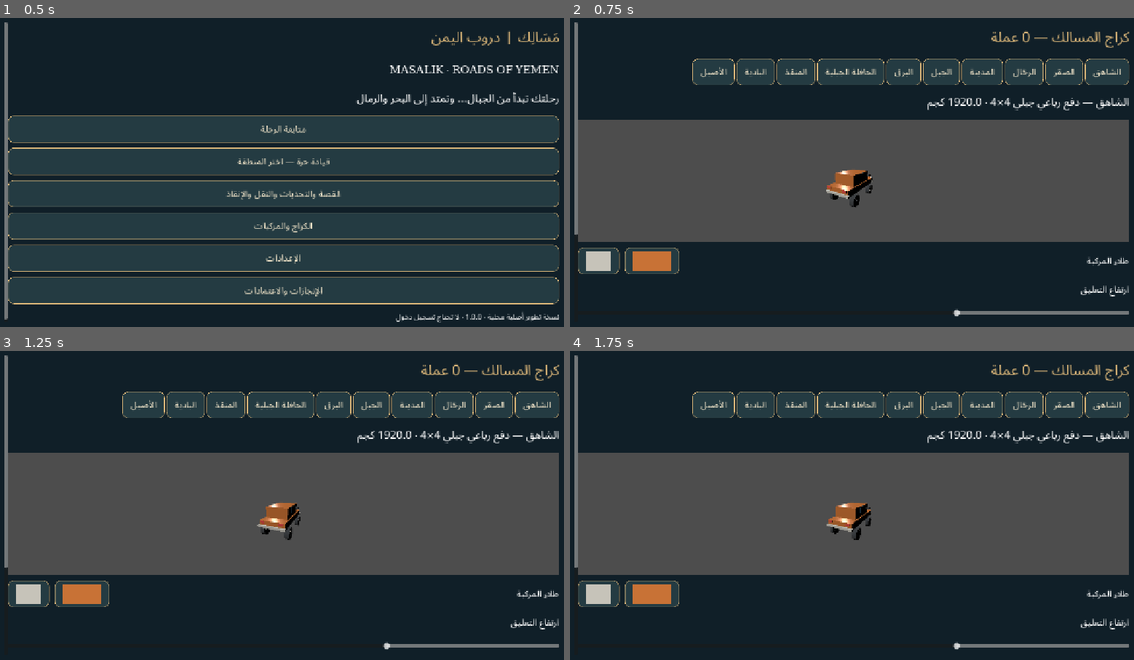
Above: before the commit, frames 1-4 (two rows, left to right).
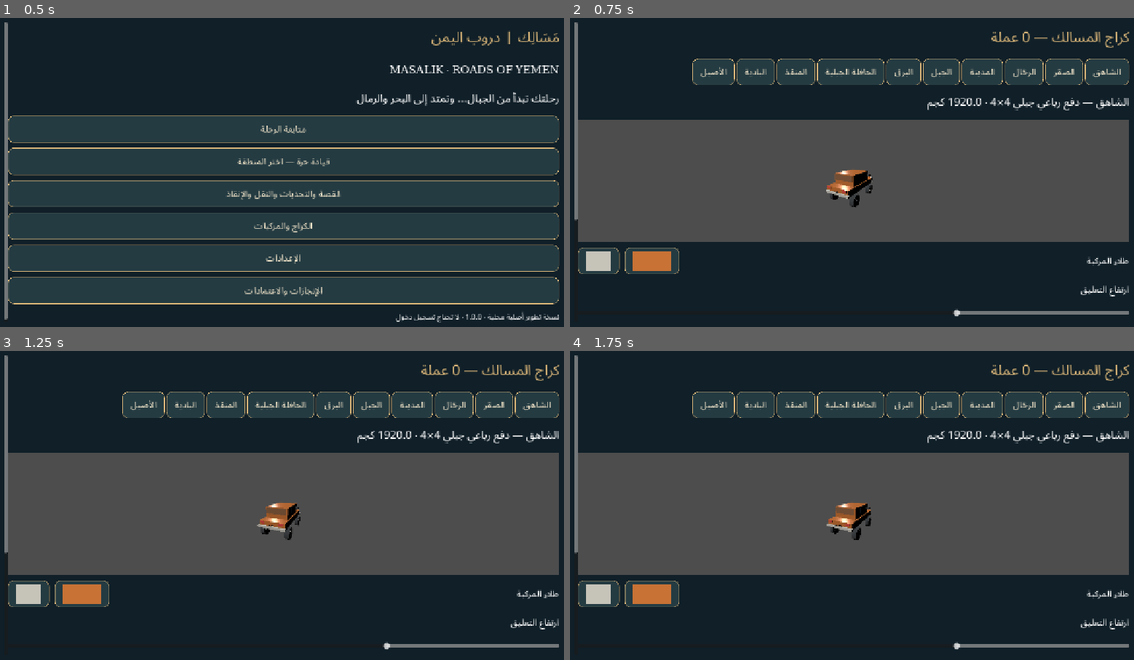
Above: after the commit, the same moments.

Repository: mohmedali23182-jpg/Car-game
Game: Godot game, scene res://scenes/menus/MainMenu.tscn
The game is run twice, just before and just after one commit, with the same random seed, the same clock (stepped at 60 frames per second) and the same inputs.
Inputs:
- Up to frame 1 (0.5 s): no input
- Up to frame 2 (0.75 s): click "الكراج والمركبات" at 0.5 s
- Up to frame 3 (1.25 s): no input
- Up to frame 4 (1.75 s): click "الشاهق" at 1.25 s

Frame 1 is identical in both runs. In frame 2, 0.1% of the frame differs, in the area x 0-52%, y 49-71%; in frame 3, 0.1%, in the area x 0-52%, y 50-71%; in frame 4, 0.1%.

Commit message:
feat(validation): continuously drive 14.86km in Jolt and refine road surfaces cabin and Android build continuity

Diff:
--- a/Masalik-3D/assets/shaders/terrain.gdshader
+++ b/Masalik-3D/assets/shaders/terrain.gdshader
@@ -2,9 +2,10 @@
 uniform vec4 base_color : source_color = vec4(0.5,0.4,0.3,1.0);
 varying vec3 world_pos;
 float hash(vec2 p) { return fract(sin(dot(p,vec2(127.1,311.7)))*43758.5453); }
+float noise(vec2 p) {vec2 i=floor(p);vec2 f=fract(p);f=f*f*(3.0-2.0*f);return mix(mix(hash(i),hash(i+vec2(1,0)),f.x),mix(hash(i+vec2(0,1)),hash(i+vec2(1,1)),f.x),f.y);}
 void vertex() {world_pos=(MODEL_MATRIX*vec4(VERTEX,1.0)).xyz;}
 void fragment() {
- float fine=hash(floor(world_pos.xz*8.0));
+ float fine=noise(world_pos.xz*2.0)*0.5+noise(world_pos.xz*0.07)*0.5;
  float strata=sin(world_pos.y*2.1+sin(world_pos.x*0.1))*0.045;
  ALBEDO=base_color.rgb*(0.85+0.2*fine+strata);
  ROUGHNESS=0.95;
--- a/Masalik-3D/scripts/audio/local_audio.gd
+++ b/Masalik-3D/scripts/audio/local_audio.gd
@@ -36,3 +36,8 @@
 	engine.volume_db=-10+absf(car.throttle_input)*7
 	tires.volume_db=-45+minf(car.current_speed_kmh,80)*0.35
 	if car.current_surface!="asphalt": tires.volume_db+=5
+func _exit_tree() -> void:
+	for player in [engine,tires,horn,impact,wind,music]:
+		if is_instance_valid(player):
+			player.stop()
+			player.stream=null
--- a/Masalik-3D/scripts/core/game_session.gd
+++ b/Masalik-3D/scripts/core/game_session.gd
@@ -80,7 +80,7 @@
 	MasalikUI.button(top,"خريطة",map_screen)
 	MasalikUI.button(top,"تصوير",photo_mode)
 	mini_map=MasalikMap.new();mini_map.world=world;mini_map.car=car;mini_map.position=Vector2(1020,90);mini_map.size=Vector2(220,150);hud.add_child(mini_map)
-	status=Label.new();status.position=Vector2(40,85);status.add_theme_font_size_override("font_size",22);hud.add_child(status)
+	status=Label.new();status.position=Vector2(40,85);status.size=Vector2(960,50);status.text_direction=Control.TEXT_DIRECTION_RTL;status.add_theme_font_size_override("font_size",20);hud.add_child(status)
 	navigation=Label.new();navigation.position=Vector2(40,145);navigation.size=Vector2(1100,85);navigation.autowrap_mode=TextServer.AUTOWRAP_WORD_SMART;hud.add_child(navigation)
 	var gears := VBoxContainer.new();gears.set_anchors_and_offsets_preset(Control.PRESET_CENTER_RIGHT);gears.position=Vector2(-115,-120);hud.add_child(gears)
 	MasalikUI.button(gears,"D / R",func(): controls.reverse=not controls.reverse)
@@ -108,7 +108,7 @@
 func _process(delta: float) -> void:
 	save_clock+=delta;capture_clock+=delta
 	if save_clock>15: save_clock=0;save_session()
-	status.text="%03d km/h  |  %04d RPM  |  %s %d  |  %.1f L  |  %.0f°C  |  سلامة %.0f%%" % [int(car.current_speed_kmh),int(car.rpm),car.drivetrain,car.gear,car.fuel,car.temperature,car.health]
+	status.text="السرعة %03d كم/س  |  الدوران %04d  |  %s غيار %d  |  الوقود %.1f لتر  |  %.0f°  |  السلامة %.0f٪" % [int(car.current_speed_kmh),int(car.rpm),car.drivetrain,car.gear,car.fuel,car.temperature,car.health]
 	if missions.running:
 		navigation.text=missions.active.titleAr+"\nالمتبقي %.0f م  |  %.0f ثانية  |  الحمولة %.0f%%" % [absf(float(missions.active.finishDistanceM)-world.distance),missions.elapsed,car.cargo_integrity]
 	elif not camera.photo:
@@ -126,6 +126,7 @@
 	if what==NOTIFICATION_WM_GO_BACK_REQUEST and is_instance_valid(car): pause_menu()
 func recover() -> void:
 	car.freeze=true;car.position=world.point_at(world.distance)+Vector3.UP*1.2;car.basis=world.basis_at(world.distance);car.linear_velocity=Vector3.ZERO;car.angular_velocity=Vector3.ZERO;car.freeze=false;controls.reset_input()
+	if missions.running and missions.direction<0: car.basis=car.basis.rotated(Vector3.UP,PI)
 func show_panel(title: String) -> VBoxContainer:
 	controls.reset_input();controls.hide();top.hide();status.hide();navigation.hide();mini_map.hide()
 	get_tree().paused=true
--- a/Masalik-3D/scripts/core/main_menu.gd
+++ b/Masalik-3D/scripts/core/main_menu.gd
@@ -6,6 +6,7 @@
 var angle := 0.0
 var catalog: Dictionary
 var root_panel: PanelContainer
+var rotate_preview := true
 func _ready() -> void:
 	theme=MasalikUI.theme()
 	layout_direction=Control.LAYOUT_DIRECTION_RTL
@@ -76,6 +77,9 @@
 	var spec: Dictionary=VehicleFleetRegistry.get_spec(selected)
 	MasalikUI.label(content,spec.titleAr+" · "+str(spec.baseMassKg)+" كجم",24)
 	var container := SubViewportContainer.new();container.custom_minimum_size=Vector2(700,270);container.stretch=true;content.add_child(container)
+	container.gui_input.connect(func(event: InputEvent):
+		if event is InputEventScreenDrag: display_car.rotation.y+=event.relative.x*0.01;rotate_preview=false
+		if event is InputEventMouseMotion and Input.is_mouse_button_pressed(MOUSE_BUTTON_LEFT): display_car.rotation.y+=event.relative.x*0.01;rotate_preview=false)
 	preview=SubViewport.new();preview.size=Vector2i(1000,300);preview.own_world_3d=true;container.add_child(preview)
 	var root := Node3D.new();preview.add_child(root)
 	display_car=VehicleVisual.new();root.add_child(display_car)
@@ -91,6 +95,7 @@
 	var rim := ColorPickerButton.new();rim.text="الجنوط";rim.color=Color(custom.get("rim","c6c3b9"));paint_row.add_child(rim)
 	rim.color_changed.connect(func(c: Color): set_custom("rim",c.to_html()))
 	MasalikUI.slider(content,"ارتفاع التعليق",float(custom.get("height",0)), -0.08,0.18,func(v: float): set_custom("height",v))
+	var roof := CheckButton.new();roof.text="حامل أمتعة السقف";roof.button_pressed=bool(custom.get("roof",false));content.add_child(roof);roof.toggled.connect(func(on: bool): set_custom("roof",on);garage())
 	var tires := OptionButton.new();content.add_child(tires)
 	for name in ["all_terrain","mud_rock","sand_dune","highway_sport"]: tires.add_item(name)
 	tires.item_selected.connect(func(i: int): set_custom("tire",tires.get_item_text(i)))
@@ -144,4 +149,4 @@
 	MasalikUI.label(content,"Godot Engine · Noto Sans Arabic (SIL OFL)\nالمجسمات الإجرائية والمقطوعة والأصوات مصنوعة محليًا. نسخة تطوير قيد التحقق على Android.")
 	MasalikUI.button(content,"رجوع",home)
 func _process(delta: float) -> void:
-	if is_instance_valid(display_car): display_car.rotation.y+=delta*0.35
+	if is_instance_valid(display_car) and rotate_preview: display_car.rotation.y+=delta*0.35
--- a/Masalik-3D/scripts/persistence/persistence_manager.gd
+++ b/Masalik-3D/scripts/persistence/persistence_manager.gd
@@ -20,6 +20,17 @@
 	for key in ["coins", "xp", "distance", "fuel", "health", "quality", "control_scheme"]:
 		if v.has(key) and typeof(v[key]) not in [TYPE_INT, TYPE_FLOAT]: return {}
 	if v.has("unlocked") and not v.unlocked is Array: return {}
+	for layout in v.get("layouts",{}).values():
+		if not layout is Dictionary: return {}
+		for item in layout.values():
+			if not item is Array or item.size()!=5: return {}
+			for i in range(4):
+				if typeof(item[i]) not in [TYPE_INT,TYPE_FLOAT]: return {}
+			if not item[4] is bool: return {}
+	for custom in v.get("vehicle_customizations",{}).values():
+		if not custom is Dictionary: return {}
+		for key in ["height","cargo","power"]:
+			if custom.has(key) and typeof(custom[key]) not in [TYPE_INT,TYPE_FLOAT]: return {}
 	return v
 func migrate(data: Dictionary) -> Dictionary:
 	var out := defaults()
--- a/Masalik-3D/scripts/physics/raycast_vehicle_body.gd
+++ b/Masalik-3D/scripts/physics/raycast_vehicle_body.gd
@@ -70,10 +70,11 @@
 	var speed := linear_velocity.dot(forward)
 	current_speed_kmh = linear_velocity.length()*3.6
 	shift_cooldown=maxf(0,shift_cooldown-delta)
+	if throttle_input<0: gear=1
 	var ratio := lerpf(3.6,0.75,float(gear-1)/maxf(1,float(spec.forwardGearsCount)-1))
 	var low := 2.5 if drivetrain=="4L" else 1.0
 	rpm=clampf(absf(speed)/wheel_radius*ratio*3.7*low*60/TAU+float(spec.idleRpm)*absf(throttle_input),float(spec.idleRpm),float(spec.redlineRpm))
-	if automatic and shift_cooldown<=0:
+	if automatic and shift_cooldown<=0 and throttle_input>=0:
 		if rpm>float(spec.redlineRpm)*0.82 and gear<int(spec.forwardGearsCount): shift(1)
 		elif rpm<float(spec.redlineRpm)*0.28 and gear>1: shift(-1)
 	var steer_limit := float(spec.maxSteerAngleRad)/(1.0+absf(speed)*0.018)
--- a/Masalik-3D/scripts/vehicles/vehicle_visual.gd
+++ b/Masalik-3D/scripts/vehicles/vehicle_visual.gd
@@ -5,10 +5,11 @@
 var headlights: Array[SpotLight3D] = []
 var brake_material := StandardMaterial3D.new()
 var spec: Dictionary
+var driver_wheel: MeshInstance3D
 func build(s: Dictionary, custom: Dictionary = {}) -> void:
 	spec = s
 	paint.albedo_color = Color(custom.get("paint", s.defaultPaintHex)); paint.metallic = 0.5; paint.roughness = 0.32
-	var glass := StandardMaterial3D.new(); glass.albedo_color = Color("233f50"); glass.metallic = 0.65
+	var glass := StandardMaterial3D.new(); glass.albedo_color = Color("233f50"); glass.metallic = 0.65; glass.transparency=BaseMaterial3D.TRANSPARENCY_ALPHA;glass.albedo_color.a=0.38
 	var black := StandardMaterial3D.new(); black.albedo_color = Color("202326")
 	var silver := StandardMaterial3D.new(); silver.albedo_color = Color(custom.get("rim", "c6c3b9")); silver.metallic = 0.8
 	var length: float = float(s.wheelbaseM)+1.45
@@ -23,11 +24,31 @@
 	else:
 		part(Vector3(width*0.9,1.0 if bus else 0.82,length*(0.88 if bus else 0.6)),Vector3(0,0.9,0.1),paint)
 	part(Vector3(width*0.81,0.48,0.06),Vector3(0,1.04,-length*(0.365 if bus else 0.25)),glass)
+	if not truck:
+		part(Vector3(width*0.79,0.42,0.065),Vector3(0,1.03,length*(0.46 if bus else 0.33)),glass)
+	# Local low-poly details distinguish the body, not downloaded model placeholders.
+	for grille_x in [-0.5,-0.25,0.0,0.25,0.5]:
+		part(Vector3(0.13,0.22,0.035),Vector3(grille_x,0.29,-length*0.511),black)
+	var plate := Label3D.new();plate.text="مَسَالِك";plate.font=load("res://assets/fonts/NotoSansArabic-Regular.ttf");plate.font_size=42;plate.pixel_size=0.005;plate.position=Vector3(0,0.2,length*0.516);plate.rotation.y=PI;plate.modulate=Color("f4e6c8");add_child(plate)
+	if s.id=="munqidh":
+		part(Vector3(width*0.7,0.16,0.3),Vector3(0,1.65,-length*0.15),silver)
+		var emergency := StandardMaterial3D.new();emergency.albedo_color=Color("d84025");emergency.emission_enabled=true;emergency.emission=Color("d84025")
+		part(Vector3(width*0.55,0.14,0.25),Vector3(0,1.8,-length*0.15),emergency)
 	for side in [-1.0,1.0]:
 		part(Vector3(0.04,0.48,length*(0.72 if bus else 0.25)),Vector3(side*width*0.455,1.05,0.05),glass)
 		part(Vector3(0.3,0.15,0.25),Vector3(side*(width*0.52),0.96,-length*0.22),black)
 	part(Vector3(width+0.1,0.15,0.18),Vector3(0,0.1,-length*0.51),silver)
 	part(Vector3(width+0.1,0.15,0.18),Vector3(0,0.1,length*0.51),silver)
+	# A local modeled cabin for the actual interior camera.
+	part(Vector3(width*0.78,0.2,0.4),Vector3(0,0.75,-length*0.22),black)
+	for side in [-1.0,1.0]:
+		part(Vector3(0.6,0.15,0.7),Vector3(side*width*0.22,0.58,0.15),black)
+		part(Vector3(0.6,0.65,0.15),Vector3(side*width*0.22,0.92,0.45),black)
+	driver_wheel=MeshInstance3D.new();var steering_mesh := TorusMesh.new();steering_mesh.inner_radius=0.17;steering_mesh.outer_radius=0.20;steering_mesh.rings=16;steering_mesh.ring_segments=8
+	driver_wheel.mesh=steering_mesh;driver_wheel.material_override=black;driver_wheel.position=Vector3(-width*0.22,0.94,-0.62);driver_wheel.rotation.x=PI/2;add_child(driver_wheel)
+	if bool(custom.get("roof",false)):
+		for side in [-1.0,1.0]: part(Vector3(0.08,0.10,length*0.6),Vector3(side*width*0.4,1.5,0),silver)
+		for z in [-0.6,0.0,0.6]: part(Vector3(width*0.85,0.08,0.08),Vector3(0,1.54,z),silver)
 	var lamp := StandardMaterial3D.new(); lamp.albedo_color = Color("fff2ce"); lamp.emission_enabled=true; lamp.emission=Color("fff2ce")
 	brake_material.albedo_color = Color("9e2923"); brake_material.emission_enabled = true
 	for side in [-1.0,1.0]:
@@ -48,6 +69,7 @@
 	var mi := MeshInstance3D.new(); var box := BoxMesh.new(); box.size=size
 	mi.mesh=box; mi.position=pos; mi.material_override=mat; parent.add_child(mi)
 func update_wheel(i: int, origin: Vector3, length: float, steering: float, spin: float) -> void:
+	if is_instance_valid(driver_wheel): driver_wheel.rotation.z=-steering*10
 	wheels[i].position=origin+Vector3.DOWN*length
 	wheels[i].rotation.y=-steering if i<2 else 0.0
 	wheels[i].get_child(0).rotation.x=spin
--- a/Masalik-3D/scripts/world/world_streaming_manager.gd
+++ b/Masalik-3D/scripts/world/world_streaming_manager.gd
@@ -22,7 +22,7 @@
 	build_path()
 	for key in ["asphalt", "mud", "sand", "terrain", "stone", "window", "green", "gold", "sea"]:
 		var m := StandardMaterial3D.new()
-		m.albedo_color = {"asphalt": Color("42464a"), "mud": Color("735a3e"), "sand": Color("c6a572"), "terrain": Color("877654"), "stone": Color("9a8064"), "window": Color("223642"), "green": Color("667948"), "gold": Color("e9c475"), "sea": Color("277e92")}[key]
+		m.albedo_color = {"asphalt": Color("42464a"), "mud": Color("735a3e"), "sand": Color("c6a572"), "terrain": Color("877654"), "stone": Color("9a8064"), "window": Color("223642"), "green": Color("485a35"), "gold": Color("e9c475"), "sea": Color("277e92")}[key]
 		m.roughness = 0.9
 		if key in ["terrain", "sand", "green"]:
 			var shader_material := ShaderMaterial.new()
@@ -118,18 +118,24 @@
 	add_child(root)
 	var first := int(id*CHUNK/STEP)
 	var end := int((id+1)*CHUNK/STEP)
-	var road := SurfaceTool.new()
-	road.begin(Mesh.PRIMITIVE_TRIANGLES)
+	var roads: Dictionary={}
 	for i in range(first, end):
+		var surface := surface_at(i*STEP)
+		if not roads.has(surface):
+			var tool := SurfaceTool.new();tool.begin(Mesh.PRIMITIVE_TRIANGLES);roads[surface]=tool
+		var road: SurfaceTool=roads[surface]
 		var a := points[i]-rights[i]*5.5
 		var b := points[i]+rights[i]*5.5
 		var c := points[i+1]-rights[i+1]*5.5
 		var d := points[i+1]+rights[i+1]*5.5
 		triangle(road, a,b,c); triangle(road,b,d,c)
-	mesh_body(root, road, materials[surface_at(id*CHUNK)], surface_at(id*CHUNK))
+	for surface in roads: mesh_body(root,roads[surface],materials[surface],surface)
 	var terrain := SurfaceTool.new()
 	terrain.begin(Mesh.PRIMITIVE_TRIANGLES)
-	var offsets := [-700.0,-300.0,-120.0,-45.0,-12.0,0.0,12.0,45.0,120.0,300.0,700.0]
+	var offsets: Array[float]=[]
+	for lateral in range(-700,701,25): offsets.append(float(lateral))
+	offsets.append_array([-12.0,-8.0,-5.5,5.5,8.0,12.0])
+	offsets.sort()
 	for i in range(first, end, 5):
 		for j in range(offsets.size()-1):
 			var a := height_point(i, offsets[j]); var b := height_point(i, offsets[j+1])
--- a/Masalik-3D/tests/headless_test_runner.gd
+++ b/Masalik-3D/tests/headless_test_runner.gd
@@ -41,6 +41,13 @@
 		for frame in range(120): await get_tree().physics_frame
 		check(road_car.grounded>=3,"native road supports wheels at "+str(s))
 		check(road_car.position.y>world.point_at(s).y-2,"no fall through generated terrain at "+str(s))
+		for side in [-1.0,1.0]:
+			var test_point: Vector3=world.point_at(s)+world.basis_at(s).x*side*4.0
+			var ray := PhysicsRayQueryParameters3D.create(test_point+Vector3.UP*10,test_point-Vector3.UP*10)
+			ray.exclude=[road_car.get_rid()]
+			var hit := world.get_world_3d().direct_space_state.intersect_ray(ray)
+			if not hit.is_empty(): print("EDGE ",s," side=",side," surface=",hit.collider.get_meta("surface_type","")," delta_y=",hit.position.y-test_point.y)
+			check(not hit.is_empty() and hit.collider.get_meta("surface_type","")==world.surface_at(s),"road edges remain uncovered at "+str(s)+" side "+str(side))
 		road_car.queue_free();await get_tree().process_frame
 	var store := root.get_node("PersistenceManager")
 	var before: Dictionary=store.save_data.duplicate(true)
--- /dev/null
+++ b/Masalik-3D/tests/road_drive.gd
@@ -0,0 +1,28 @@
+extends Node3D
+var world: MasalikWorld
+var car: RaycastVehicleBody
+var elapsed := 0.0
+var next_report := 1000.0
+func _ready() -> void:
+	world=MasalikWorld.new();add_child(world)
+	car=RaycastVehicleBody.new();car.spec=VehicleFleetRegistry.get_spec("shahiq");car.position=world.point_at(40)+Vector3.UP*1.2;car.basis=world.basis_at(40);add_child(car)
+	world.player=car;world.last_index=10
+func _physics_process(delta: float) -> void:
+	elapsed+=delta
+	var speed := car.linear_velocity.length()
+	var s := world.nearest_distance(car.position)
+	var lookahead := 5+speed*0.55
+	var local := car.global_basis.inverse()*(world.point_at(s+lookahead)-car.position)
+	var angle := atan2(local.x,-local.z)
+	var steer := clampf(angle*2.5,-1,1)
+	var curve := absf(world.basis_at(s).z.signed_angle_to(world.basis_at(s+30).z,Vector3.UP))/30
+	var target := minf(18,sqrt(3.5/maxf(curve,0.001)))
+	var throttle := clampf((target-speed)*0.4,0,1)
+	var brake := clampf((speed-target)*0.2,0,1)
+	car.set_drive_inputs(throttle,brake,steer,false)
+	if s>=next_report:
+		print("ROAD_DRIVE distance=",s," seconds=",elapsed," health=",car.health," height=",car.position.y-world.point_at(s).y);next_report+=1000
+	if s>=14900:
+		print("ROAD_DRIVE PASS continuous 14.86 km force-driven simulation seconds=",elapsed);get_tree().quit()
+	if car.position.y<world.point_at(s).y-10 or elapsed>1800:
+		push_error("ROAD_DRIVE FAIL distance=%f elapsed=%f height=%f" % [s,elapsed,car.position.y-world.point_at(s).y]);get_tree().quit(1)
--- /dev/null
+++ b/Masalik-3D/tests/road_drive.tscn
@@ -0,0 +1,4 @@
+[gd_scene load_steps=2 format=3]
+[ext_resource type="Script" path="res://tests/road_drive.gd" id="1"]
+[node name="RoadDrive" type="Node3D"]
+script = ExtResource("1")
Not shown, added: Masalik-3D/tests/road_drive.gd.uid
Not shown, changed: Masalik-3D/docs/VALIDATION.md
